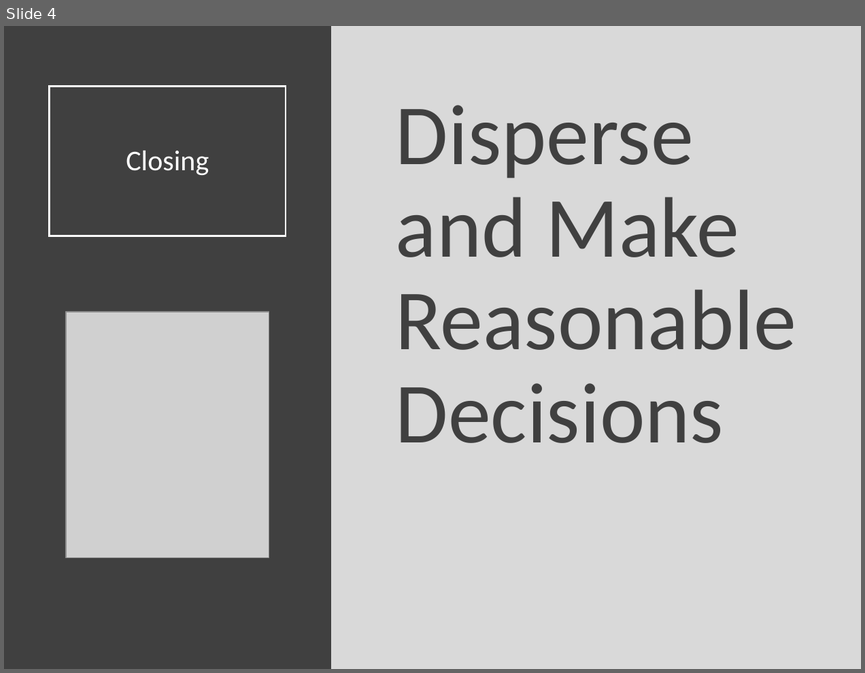
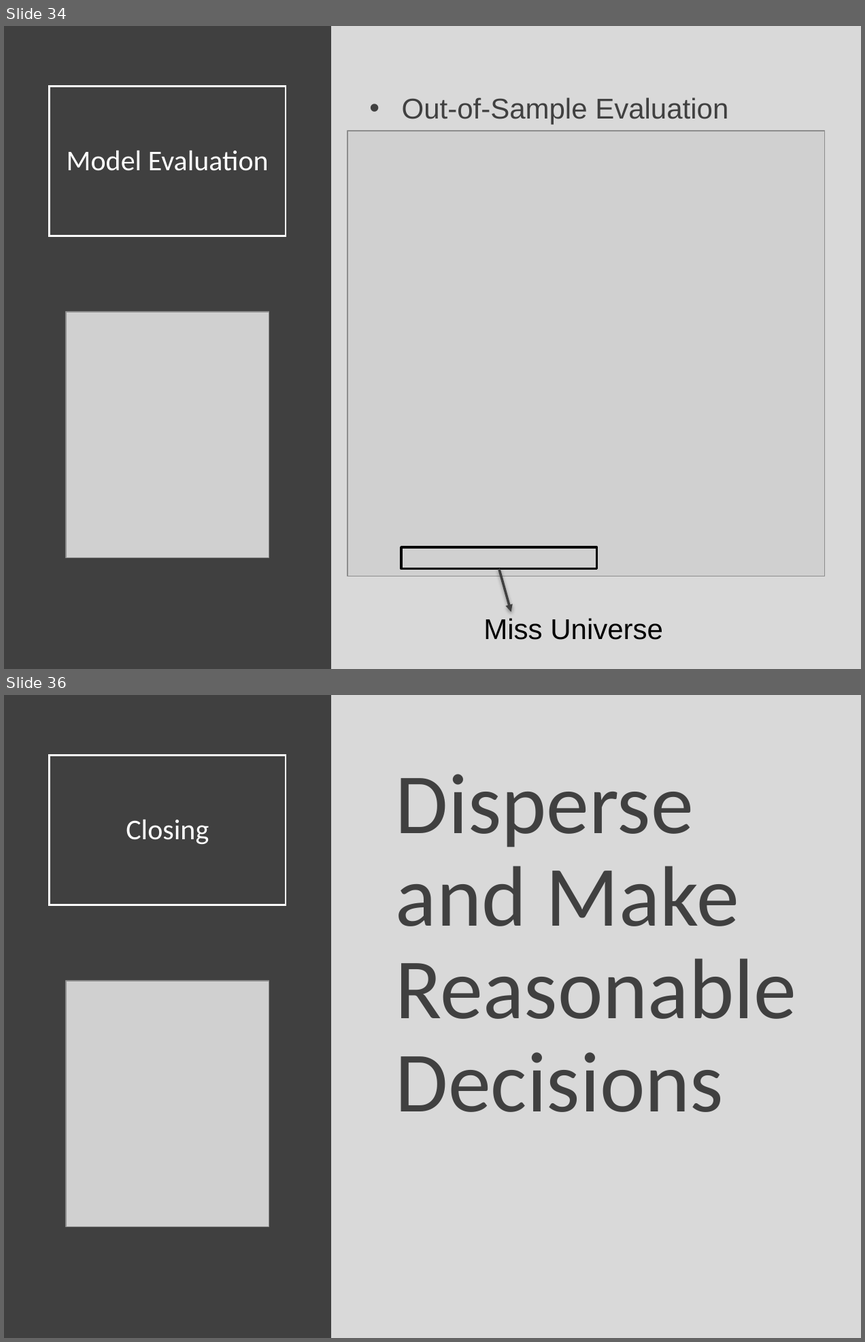
Before and after one commit to Yixf-Self/STOR320_WEBSITE, a slide deck: Lecture/Lecture 22/Lecture 22.pptx. Shown one above the other, each under a label of ours: slide 4 before the commit, slides 34 and 36 after it; the slides between them are not shown. The pictures are 865x673 and 865x1342 pixels, drawn with LibreOffice and Linux fonts; fonts in the diff are those of the drawing; grey boxes stand for pictures. Boxes give left, top, right and bottom in pixels: in the first picture for what was removed or moved away, otherwise in the second. Text is boxed around its words. In the diff, an @@ line names an element or a change of style, - is before the commit and + after.

```diff
--- a/Lecture/Lecture 22/Lecture 22.pptx
+++ b/Lecture/Lecture 22/Lecture 22.pptx
@@ slide 34 added at (4, 26, 861, 669), background #D9D9D9 @@
@@ rectangle added at (4, 26, 331, 669), fill #404040 @@
@@ title added at (50, 86, 286, 236), outline #FFFFFF 1.5 pt, 24 pt, text #FFFFFF @@
+Model Evaluation
@@ text added at (402, 97, 728, 125), 24 pt, text #404040 @@
+• Out-of-Sample Evaluation
@@ picture added at (347, 131, 825, 575) @@
@@ picture added at (66, 312, 269, 557) @@
@@ rectangle added at (402, 547, 597, 569), outline #000000 2 pt @@
@@ arrow added from (499, 569) to (511, 611), #404040 2 pt @@
@@ text added at (483, 618, 663, 639), 24 pt, text #000000 @@
+Miss Universe
@@ what was slide 4 is now slide 36 @@
```
Also in this commit, not shown: 3 slides changed, 31 other slides added, 5 other files.
